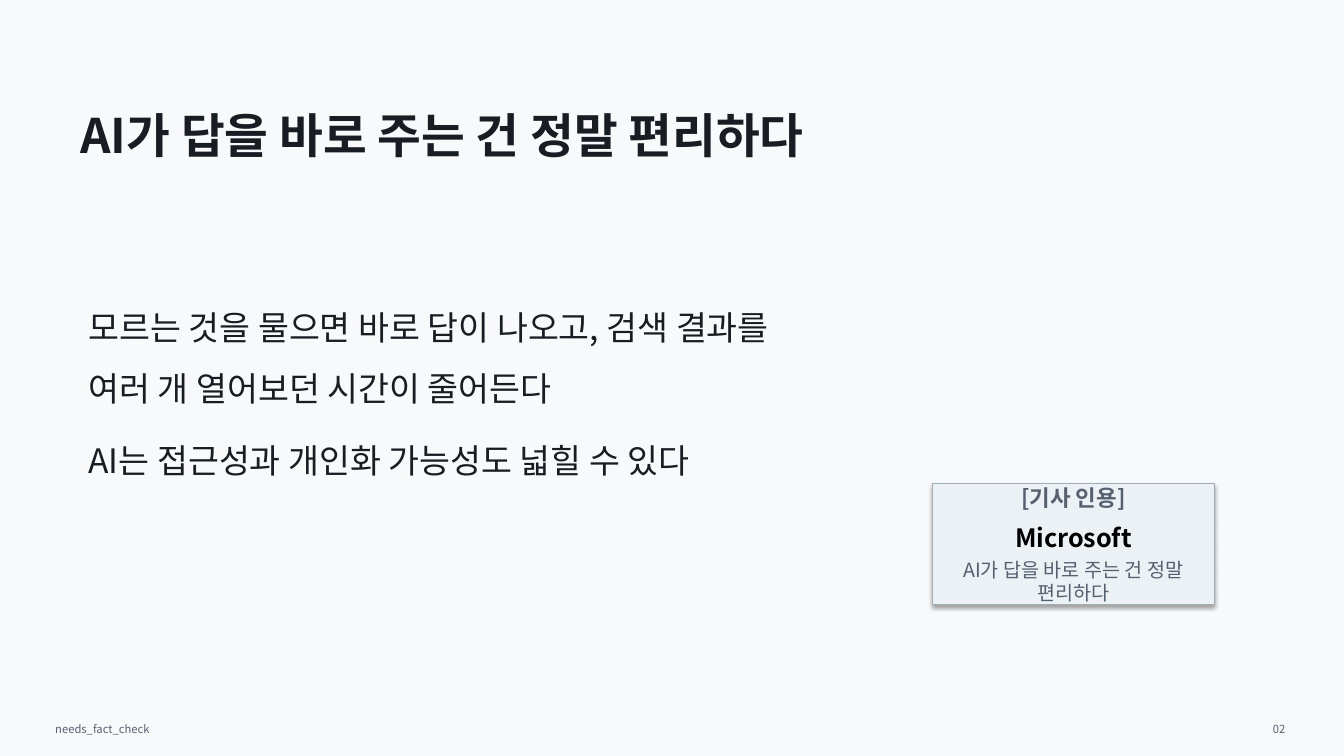
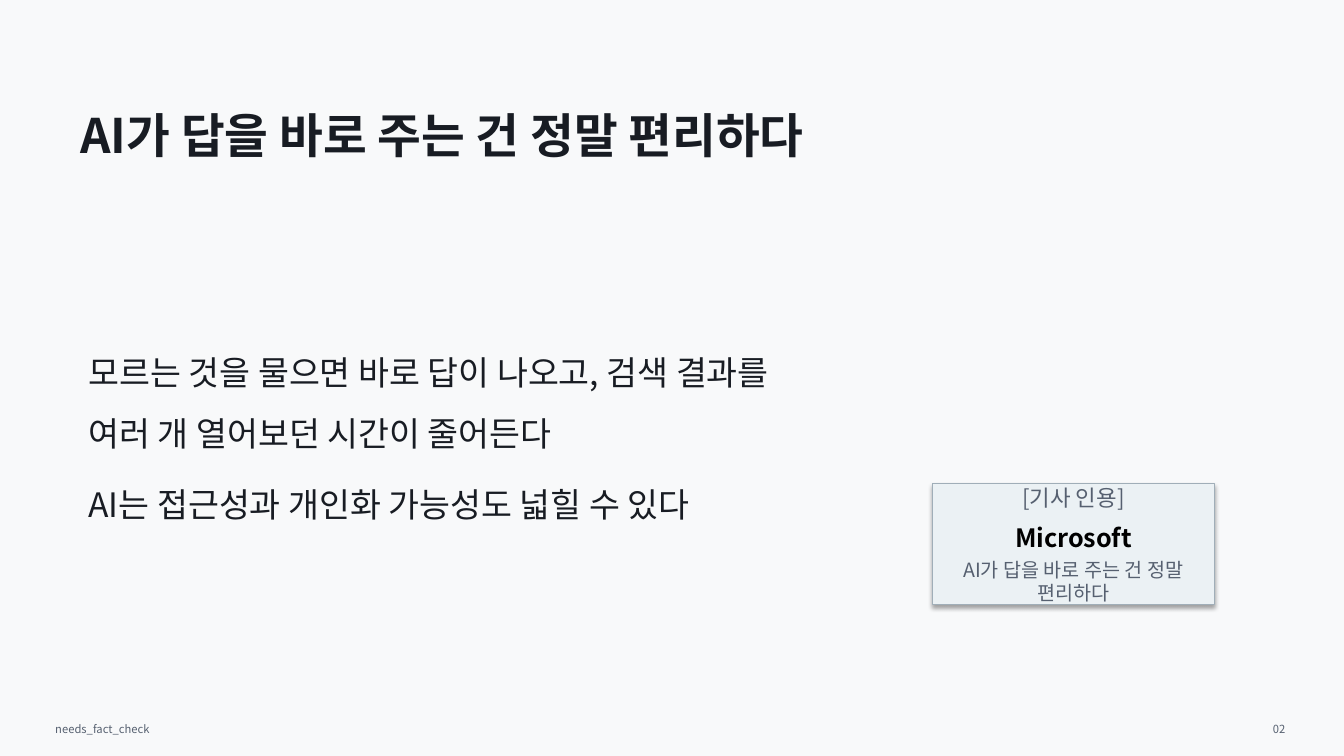
Before and after one commit to Rlearnchan/luddite, a slide deck: slide 2 of outputs/pptx/ai_knowledge_institution_draft.pptx. Drawn at 1344x756 pixels with LibreOffice and Linux fonts; fonts in the diff are those of the drawing. Boxes give left, top, right and bottom in pixels: in the first picture for what was removed or moved away, otherwise in the second. Text is boxed around its words. In the diff, an @@ line names an element or a change of style, - is before the commit and + after.

```diff
--- a/outputs/pptx/ai_knowledge_institution_draft.pptx
+++ b/outputs/pptx/ai_knowledge_institution_draft.pptx
@@ text "모르는 것을 물으면 바로 답이 ..." at (88,357,769,520): vertical alignment top to middle @@
@@ text in rectangle at (1022,483,1125,510): bold off in "[기사 인용]" @@
```
Also in this commit, not shown: 25 other slides changed, 8 other files.
